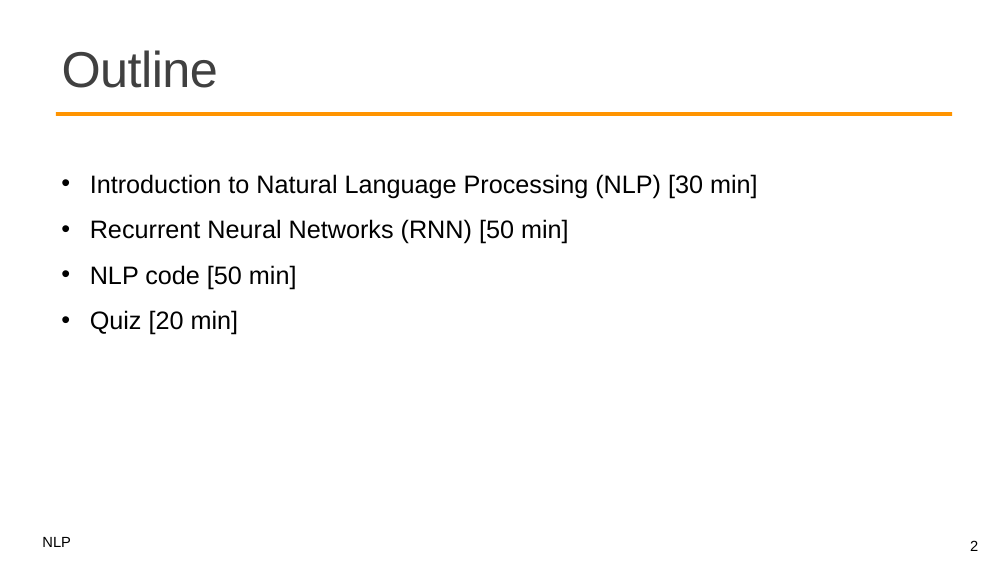
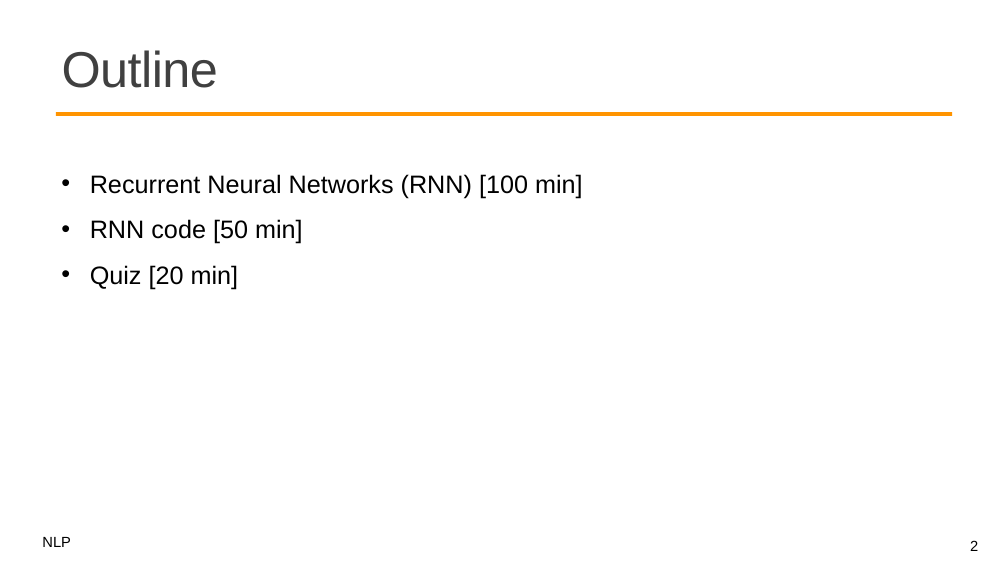
Before and after one commit to mcps5601/CGUNLP_2026_Spring, a slide deck: slide 2 of slides/w3_rnns_0309.pptx. Drawn at 1008x567 pixels with LibreOffice and Linux fonts; fonts in the diff are those of the drawing; background and template pictures are left out. Boxes give left, top, right and bottom in pixels: in the first picture for what was removed or moved away, otherwise in the second. Text is boxed around its words. In the diff, an @@ line names an element or a change of style, - is before the commit and + after.

Commit message:
fix: w3 outline

```diff
--- a/slides/w3_rnns_0309.pptx
+++ b/slides/w3_rnns_0309.pptx
@@ text at (90, 174, 583, 244): text changed @@
-• Introduction to Natural Language Processing (NLP) [30 min]
-• Recurrent Neural Networks (RNN) [50 min]
-• NLP code [50 min]
+• Recurrent Neural Networks (RNN) [100 min]
+• RNN code [50 min]
```
Also in this commit, not shown: 1 other file.
